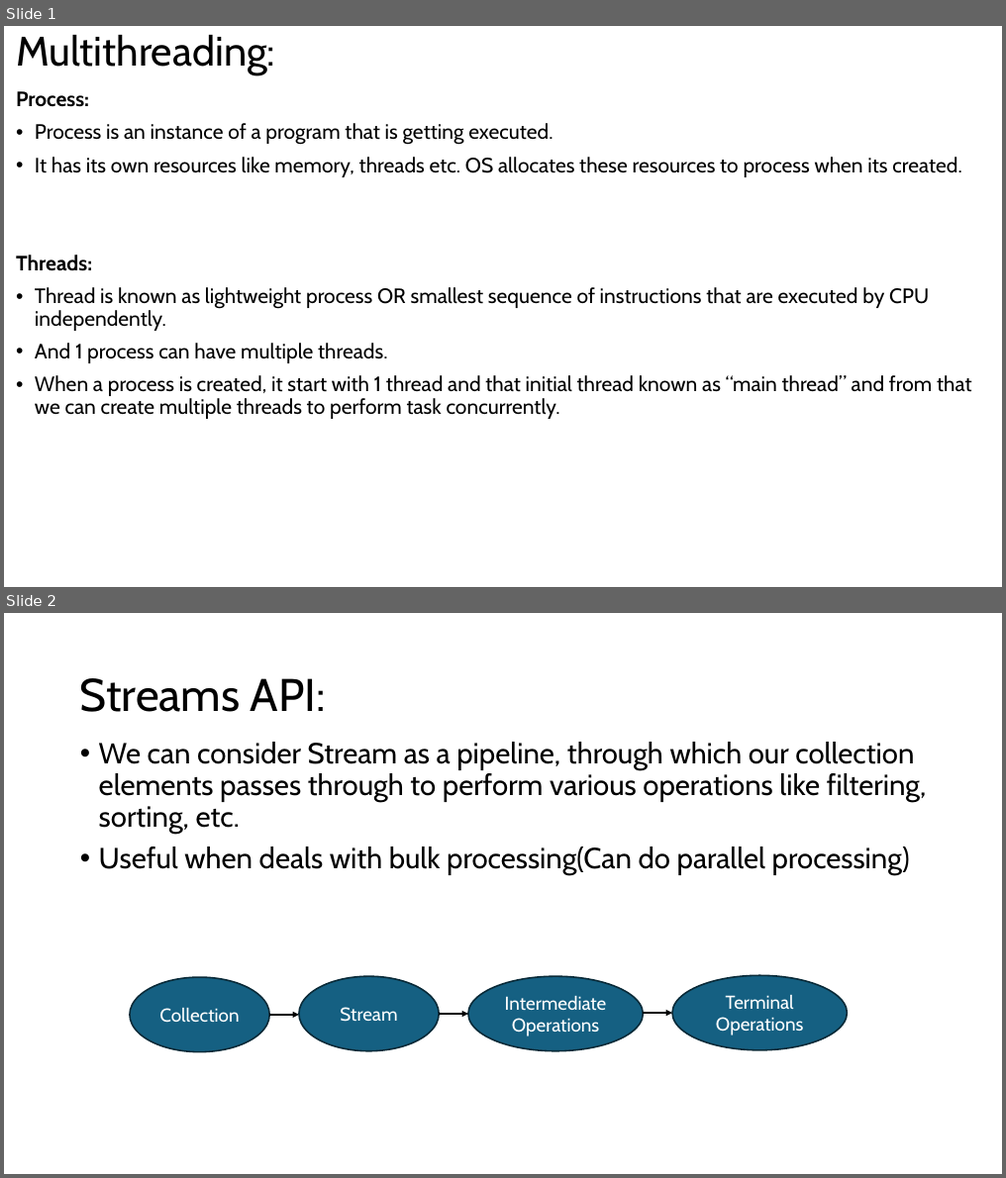
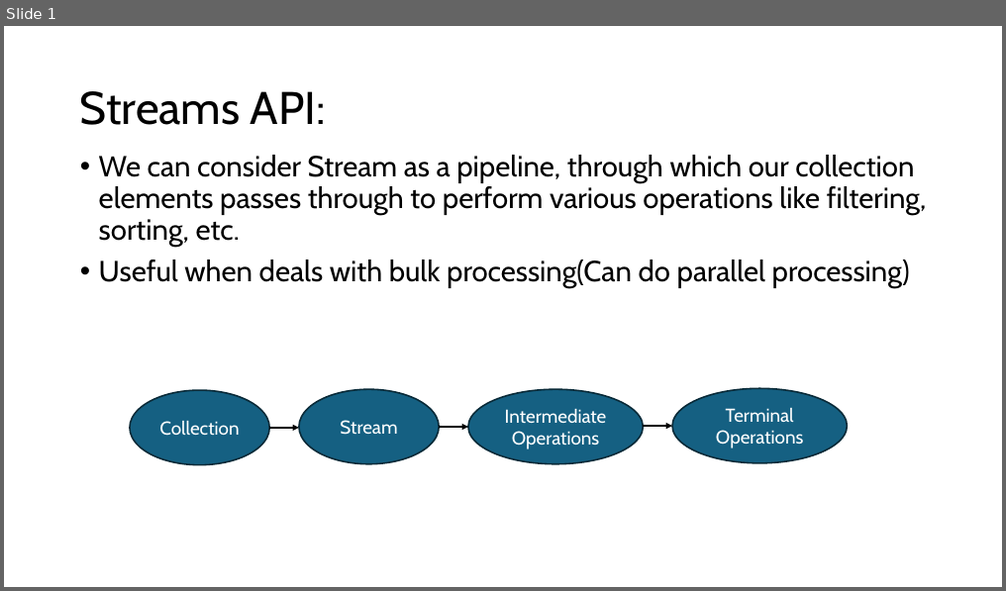
Before and after one commit to the-dev-pal/knowledge-rewards, a slide deck: src/Java/Java.pptx. Shown one above the other, each under a label of ours: slides 1 and 2 before the commit, slide 1 after it. The pictures are 1006x1178 and 1006x591 pixels, drawn with LibreOffice and Linux fonts; fonts in the diff are those of the drawing. Boxes give left, top, right and bottom in pixels: in the first picture for what was removed or moved away, otherwise in the second. Text is boxed around its words. In the diff, an @@ line names an element or a change of style, - is before the commit and + after.

Commit message:
Multi-Threading

```diff
--- a/src/Java/Java.pptx
+++ b/src/Java/Java.pptx
@@ slide 1 removed at (x1=4, y1=26, x2=1002, y2=587), background #FFFFFF @@
@@ title removed at (x1=16, y1=34, x2=275, y2=76) @@
-Multithreading:
@@ text removed at (x1=16, y1=91, x2=971, y2=419) @@
-Process:
-• Process is an instance of a program that is getting executed.
-• It has its own resources like memory, threads etc. OS allocates these resources to process when its created.
-Threads:
-• Thread is known as lightweight process OR smallest sequence of instructions that are executed by CPU independently.
-• And 1 process can have multiple threads.
-• When a process is created, it start with 1 thread and that initial thread known as “main thread” and from that we can create multiple threads to perform task concurrently.
@@ what was slide 2 is now slide 1 @@
```
Also in this commit, not shown: 9 other files.
